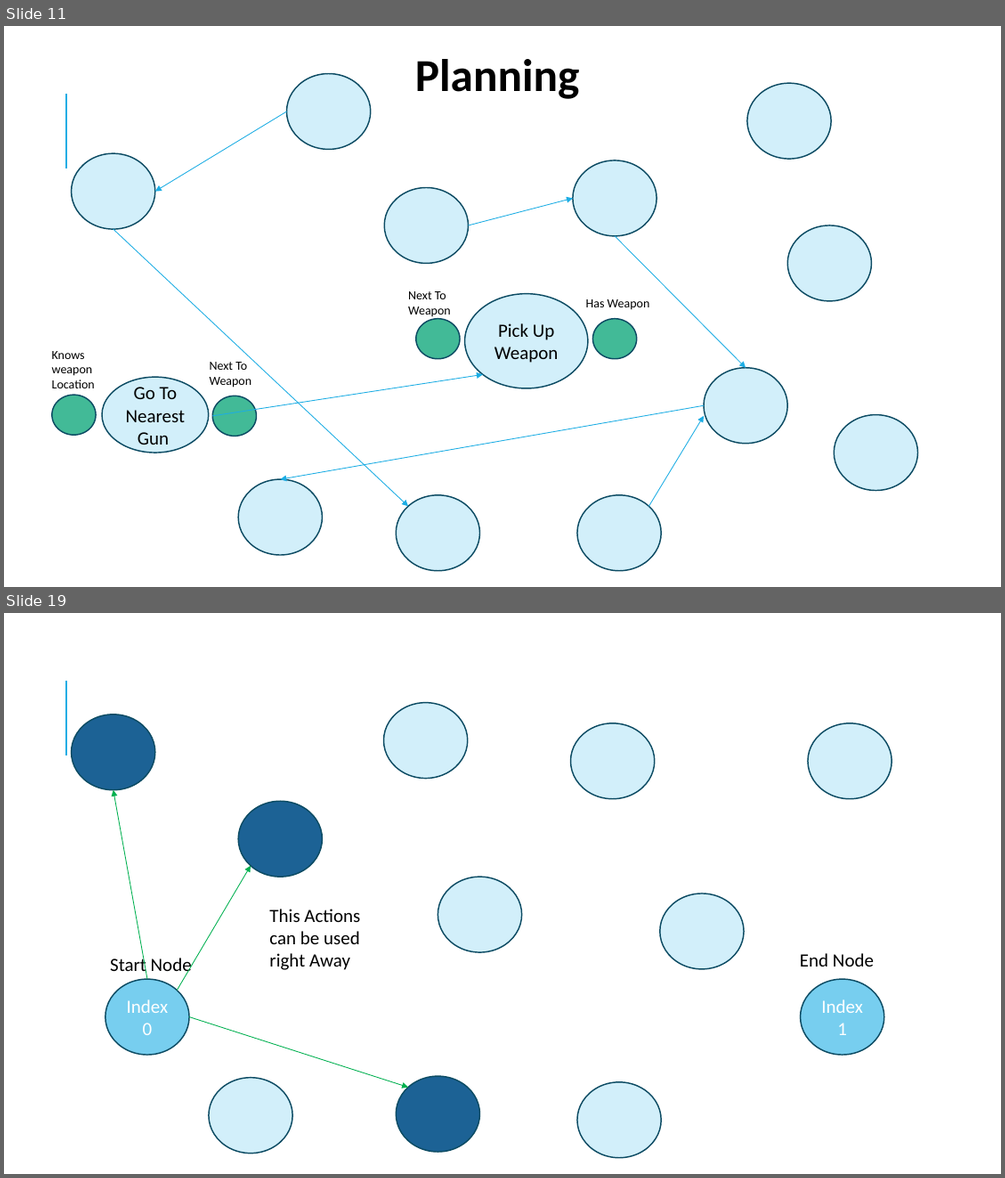
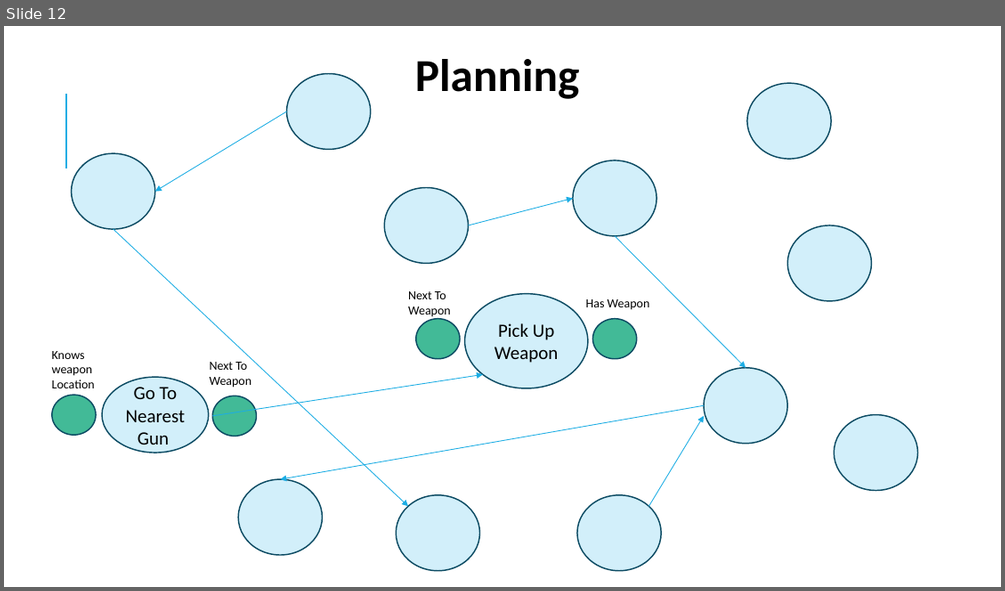
Before and after one commit to miguecrea/GOAP_RETAKE_PART_2, a slide deck: GPP_ZombieAI_Lozano_Miguel_2DAE10.pptx. Shown one above the other, each under a label of ours: slides 11 and 19 before the commit, slide 12 after it; the slides between them are not shown. The pictures are 1005x1178 and 1005x591 pixels, drawn with LibreOffice and Linux fonts; fonts in the diff are those of the drawing. Boxes give left, top, right and bottom in pixels: in the first picture for what was removed or moved away, otherwise in the second. Text is boxed around its words. In the diff, an @@ line names an element or a change of style, - is before the commit and + after.

```diff
--- a/GPP_ZombieAI_Lozano_Miguel_2DAE10.pptx
+++ b/GPP_ZombieAI_Lozano_Miguel_2DAE10.pptx
@@ slide 19 removed at (4,613,1001,1174), background #FFFFFF; not listed: 1 template element that a slide beside it also shows @@
@@ ellipse removed at (72,714,155,790) @@
@@ ellipse removed at (384,703,468,779) @@
@@ ellipse removed at (571,723,655,798) @@
@@ ellipse removed at (808,723,891,798) @@
@@ arrow removed from (147, 979) to (113, 790) @@
@@ ellipse removed at (238,802,322,877) @@
@@ arrow removed from (177, 989) to (251, 866) @@
@@ ellipse removed at (437,877,521,952) @@
@@ ellipse removed at (660,893,744,969) @@
@@ text removed at (269,908,360,970) @@
-This Actions can be used right Away
@@ text removed at (110,955,192,976) @@
-Start Node
@@ text removed at (800,953,874,966) @@
-End Node
@@ ellipse removed at (105,979,189,1054) @@
-Index 0
@@ ellipse removed at (801,979,884,1054) @@
-Index
-1
@@ arrow removed from (189, 1017) to (409, 1087) @@
@@ ellipse removed at (209,1078,292,1153) @@
@@ ellipse removed at (396,1076,479,1151) @@
@@ ellipse removed at (577,1082,662,1158) @@
@@ what was slide 11 is now slide 12 @@
```
Also in this commit, not shown: 4 slides changed, 18 slides added, 13 other slides removed, 9 other files.
